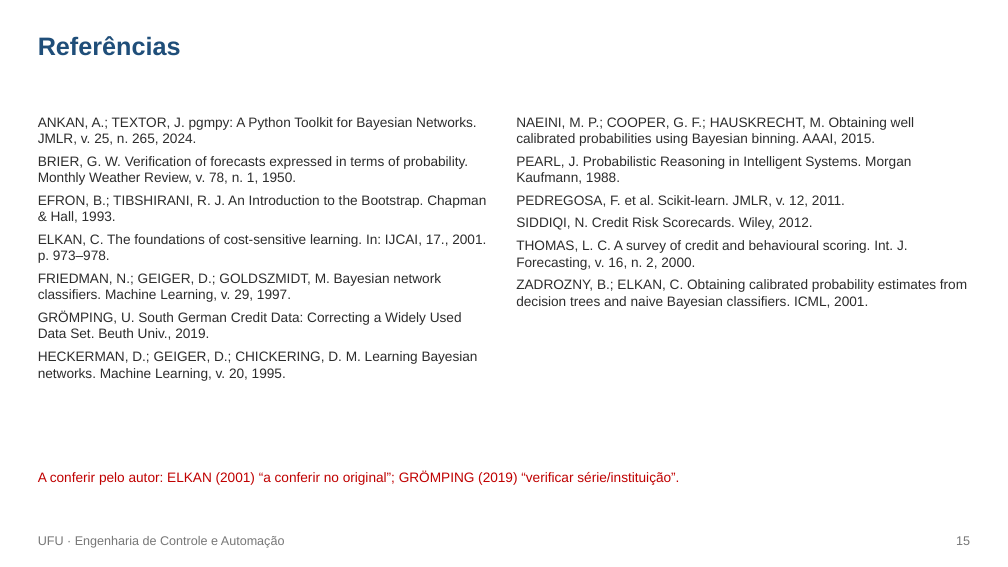
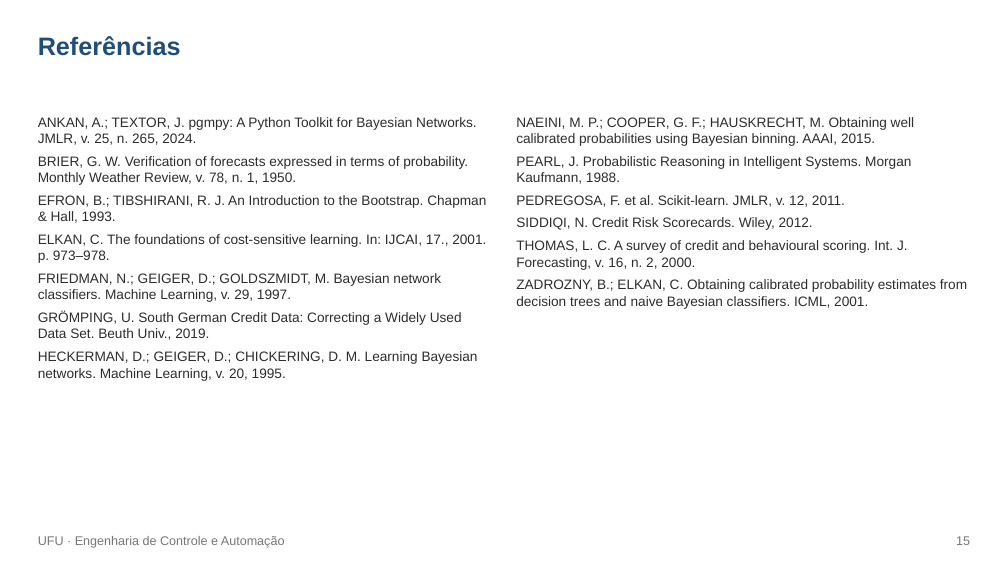
Before and after one commit to rodrigotriboni1/tcc-redes-bayesianas, a slide deck: slide 15 of monografia/defesa/Defesa_TCC_Rodrigo_rascunho.pptx. Drawn at 1008x567 pixels with LibreOffice and Linux fonts; fonts in the diff are those of the drawing. Boxes give left, top, right and bottom in pixels: in the first picture for what was removed or moved away, otherwise in the second. Text is boxed around its words. In the diff, an @@ line names an element or a change of style, - is before the commit and + after.

```diff
--- a/monografia/defesa/Defesa_TCC_Rodrigo_rascunho.pptx
+++ b/monografia/defesa/Defesa_TCC_Rodrigo_rascunho.pptx
@@ text removed at [38,471,679,485] @@
-A conferir pelo autor: ELKAN (2001) “a conferir no original”; GRÖMPING (2019) “verificar série/instituição”.
```
Also in this commit, not shown: 9 other slides changed, 3 other files.
